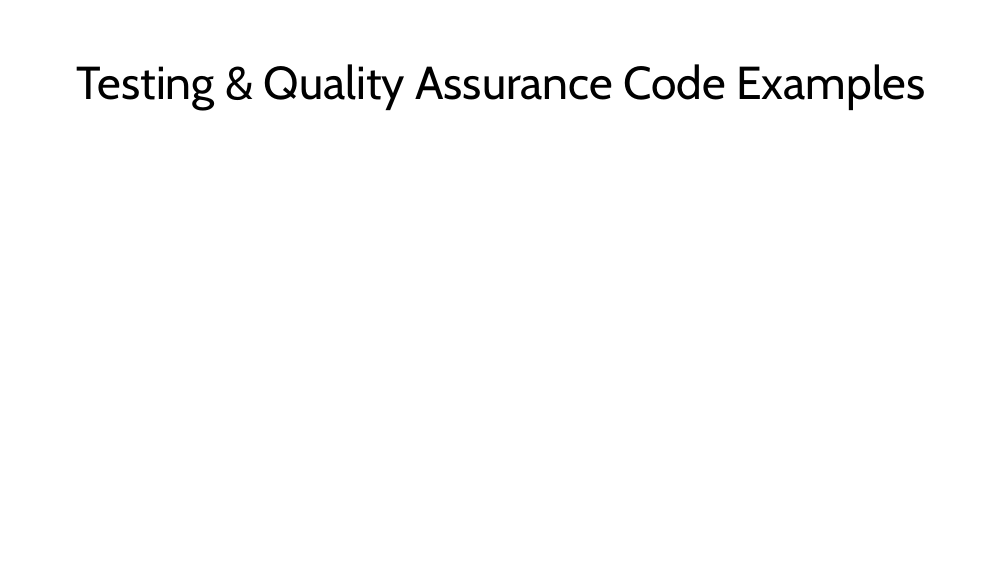
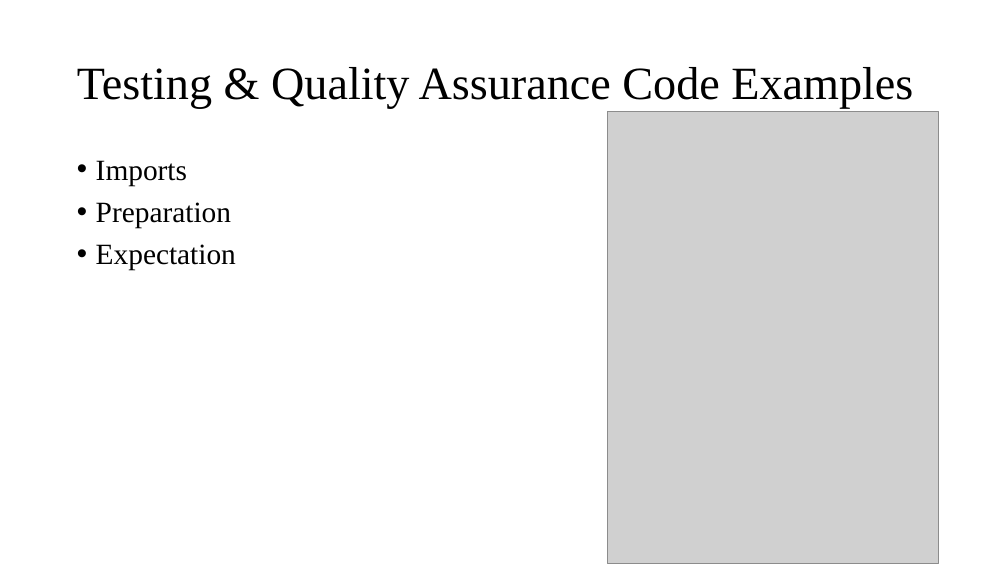
Before and after one commit to EsFrost/m2i_projet, a slide deck: slide 15 of presentation_en.pptx (slide 11 before the commit). Drawn at 1008x567 pixels with LibreOffice and Linux fonts; fonts in the diff are those of the drawing; grey boxes stand for pictures. Boxes give left, top, right and bottom in pixels: in the first picture for what was removed or moved away, otherwise in the second. Text is boxed around its words. In the diff, an @@ line names an element or a change of style, - is before the commit and + after.

```diff
--- a/presentation_en.pptx
+++ b/presentation_en.pptx
@@ title "Testing & Quality Assurance Code ..." at (x1=77, y1=67, x2=913, y2=109): font Cabin to Times New Roman @@
@@ picture added at (x1=607, y1=111, x2=938, y2=563) @@
@@ text added at (x1=96, y1=160, x2=236, y2=270), 28 pt, text #000000 @@
+• Imports
+• Preparation
+• Expectation
```
Also in this commit, not shown: 15 other slides changed, 5 slides added, 6 other files.
